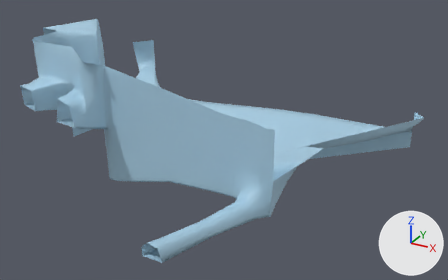
Before and after pictures for a commit that changed the FBX model Assets/Terrain/terrain_W2A1.fbx.
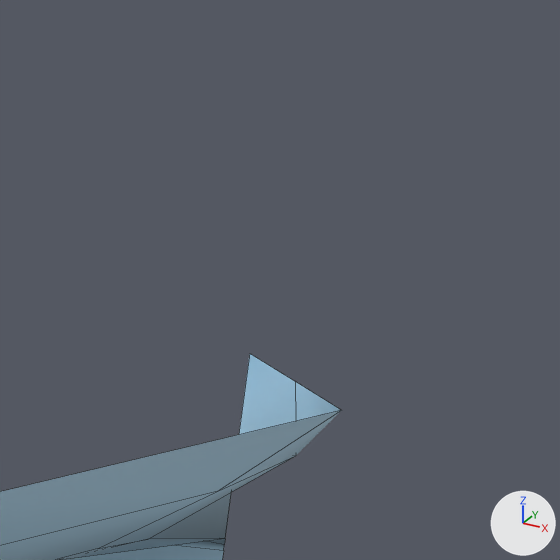
Old and new are each drawn whole from a camera (50 mm lens) standing at (-221.0, -721.0, 188.0) and looking at (-400.0, -394.0, 25.0) and again close up on the part from 87% to 100% of the width and 26% to 48% of the height. Lighting does not change. The marker at lower right points along +X, +Y and +Z. The close-ups show mesh edges as thin lines. Where no turn or scale is listed for an object, it has been applied to the vertices. Vertices at the same position are counted once.

In view in the first close-up: 'W2A1_mesh'.
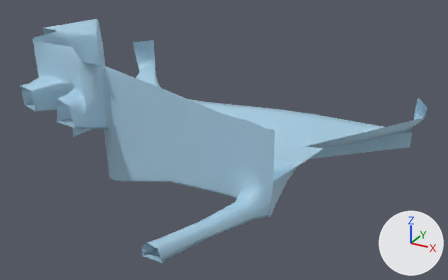
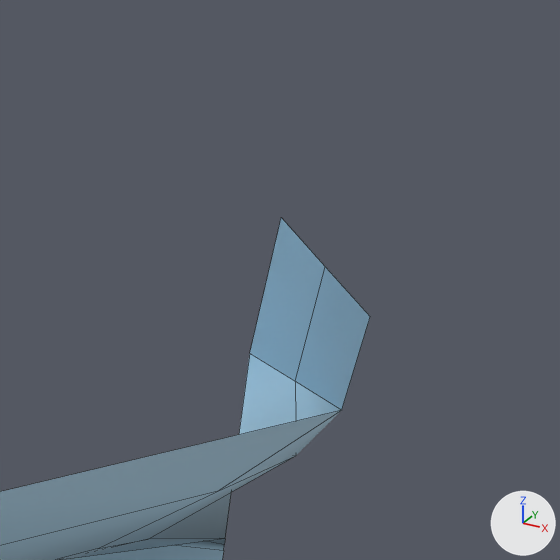
Changed parts and their boxes [x1, y1, x2, y2] in the close-ups (560 x 560 px):
'W2A1_mesh', reshaped
    before: [0, 354, 341, 560]
    after: [0, 218, 370, 560]
part 1 of me_mesh, added (blue)
    after: [250, 218, 370, 410]

What the commit changed:
me_mesh has 1043 vertices, 971 faces and spans x -201.0..66.0, y -125.0..147.0, z -50.0..63.0.
me_mesh is used by ob_w2a1_mesh; location (-357.87, -411.91, 31.71).
Verts and faces of me_mesh; kept vertices keep their numbers, new ones are numbered from 1043.
Before the commit, vertices of me_mesh: 8 (66.0, 107.0, -2.0) at pixel (341, 410), 11 (58.0, 111.0, 0.0) at pixel (249, 353), 311 (62.0, 109.0, -1.0) at pixel (295, 381).
Part 1, on me_mesh:
New vertex 1043 is at (60.0, 105.0, 13.0), pixel (281, 217).
New vertex 1044 is at (64.0, 103.0, 11.0), pixel (325, 266).
New vertex 1045 is at (68.0, 101.0, 8.0), pixel (370, 316).
New faces: (11, 311, 1044, 1043), (8, 1045, 1044, 311).
